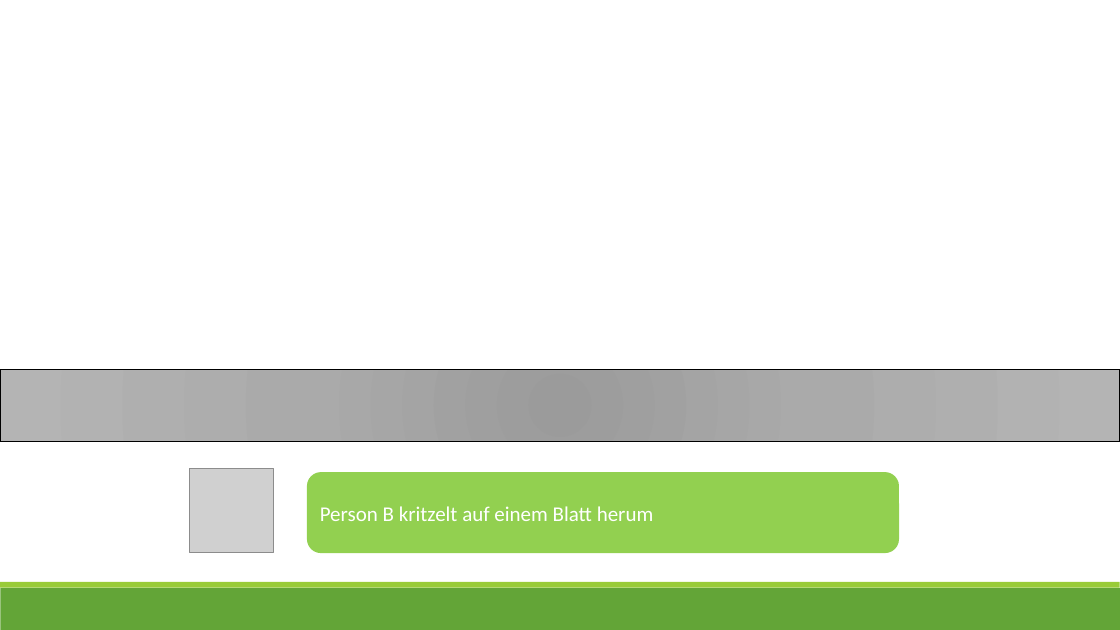
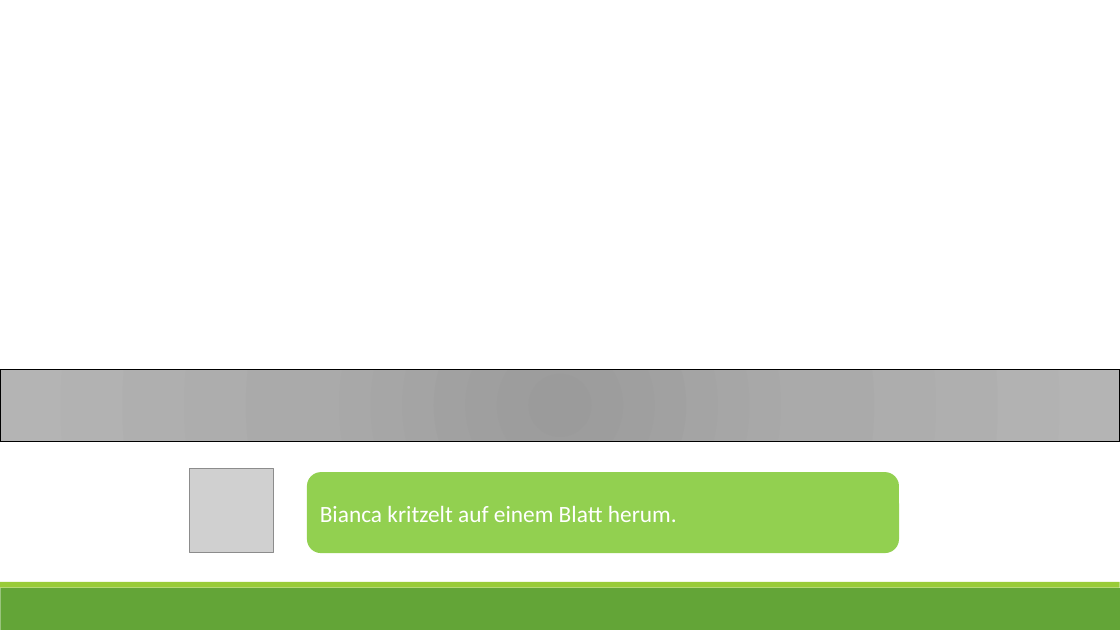
Before and after one commit to ginaamri/Mandy-PhD, a slide deck: slide 12 of studies/Laborstudie ProVisioNET/Scripts/6_script_provisionet_AL.pptx. Drawn at 1120x630 pixels with LibreOffice and Linux fonts; fonts in the diff are those of the drawing; grey boxes stand for pictures. Boxes give left, top, right and bottom in pixels: in the first picture for what was removed or moved away, otherwise in the second. Text is boxed around its words. In the diff, an @@ line names an element or a change of style, - is before the commit and + after.

```diff
--- a/studies/Laborstudie ProVisioNET/Scripts/6_script_provisionet_AL.pptx
+++ b/studies/Laborstudie ProVisioNET/Scripts/6_script_provisionet_AL.pptx
@@ text in rounded rectangle at (320,506,677,522): text changed; size 18 to 20 pt @@
-Person B kritzelt auf einem Blatt herum
+Bianca kritzelt auf einem Blatt herum.
```
Also in this commit, not shown: 18 other slides changed, 8 other files.
